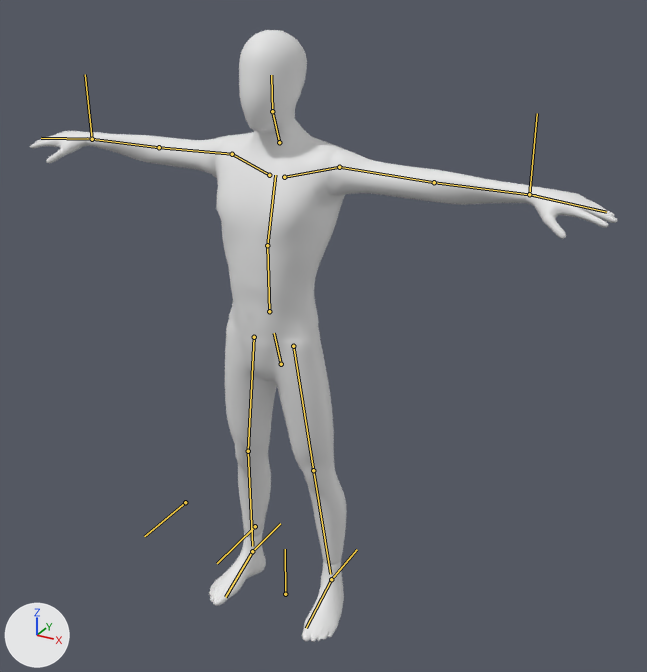
Renders of the glTF model source/assets/models/coolmanny.glb from each side of a commit.
One viewpoint serves both versions: a 50 mm lens placed at (2.82, -4.54, 4.43), pointed at (0.35, -0.05, 2.18). Arrows for +X, +Y and +Z are at lower left; the lights stay in place. The bones that bend it are drawn over the model as lines.

The first picture shows 'Ch36'.
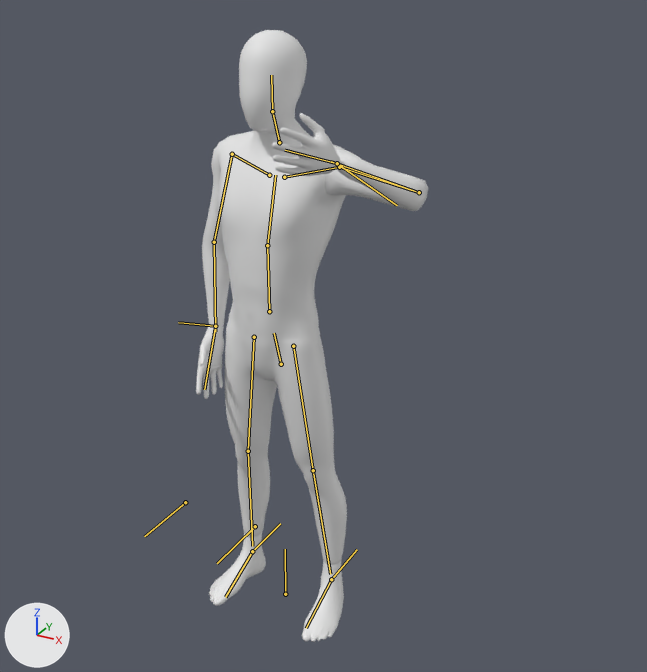
The newer file adds an action. The first version stands in its rest pose; the second is drawn at frame 19 of the action 'ArmatureAction'.

Boxes (x1, y1, x2, y2) around the edits, measured in the pictures (647 x 672 px):
'Ch36', posed (60% narrower)
    before: (30, 30, 618, 642)
    after: (196, 30, 428, 642)
bone 'upperarm.L', root to tip
    before: (339, 167) to (434, 182)
    after: (339, 167) to (419, 192)
bone 'lowerarm.L', root to tip
    before: (434, 182) to (536, 195)
    after: (419, 192) to (331, 161)
bone 'hand_IK.L', root to tip
    before: (529, 194) to (537, 113)
    after: (337, 163) to (397, 205)
bone 'upperarm.R', root to tip
    before: (232, 154) to (159, 147)
    after: (232, 154) to (214, 242)
bone 'lowerarm.R', root to tip
    before: (159, 147) to (87, 138)
    after: (214, 242) to (215, 331)
bone 'hand_IK.R', root to tip
    before: (92, 139) to (85, 74)
    after: (215, 326) to (178, 322)

The change in detail:
Bone 'upperarm.L' (bone_upperarm_l) turns from (0, 0, 0) to (16, 5, -2) degrees about its own x, y and z.
Bone 'lowerarm.L' (bone_lowerarm_l) turns from (0, 0, 0) to (92, -28, 28) degrees about its own x, y and z.
Bone 'hand_IK.L' (bone_hand_ik_l) moves from (0.0, 0.0, 0.0) to (-0.803, 0.183, 0.639).
Bone 'hand_IK.L' (bone_hand_ik_l) turns from (0, 0, 0) to (-31, -106, -80) degrees about its own x, y and z.
Bone 'upperarm.R' (bone_upperarm_r) turns from (0, 0, 0) to (5, -8, 75) degrees about its own x, y and z.
Bone 'lowerarm.R' (bone_lowerarm_r) turns from (0, 0, 0) to (3, -5, 20) degrees about its own x, y and z.
Bone 'hand_IK.R' (bone_hand_ik_r) moves from (0.0, 0.0, 0.0) to (1.063, -1.095, 0.277).
Bone 'hand_IK.R' (bone_hand_ik_r) turns from (0, 0, 0) to (-24, 29, 92) degrees about its own x, y and z.
